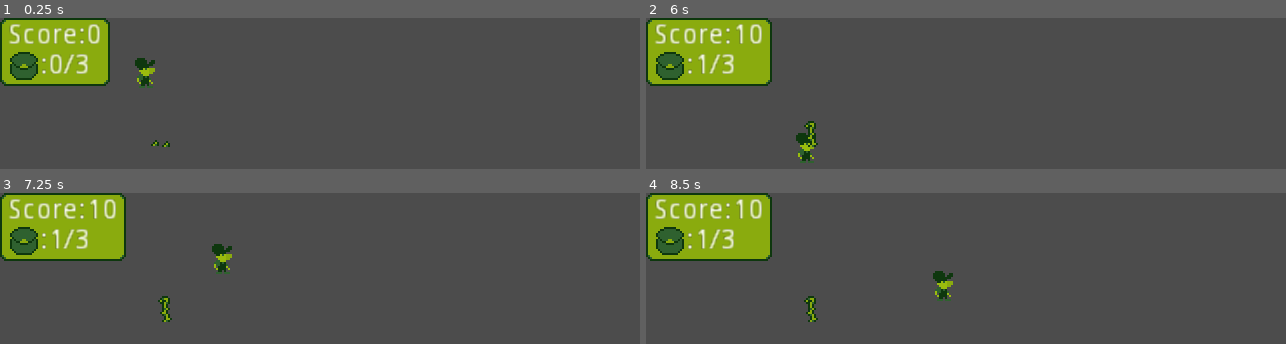
Above: before the commit, frames 1-4 (two rows, left to right).
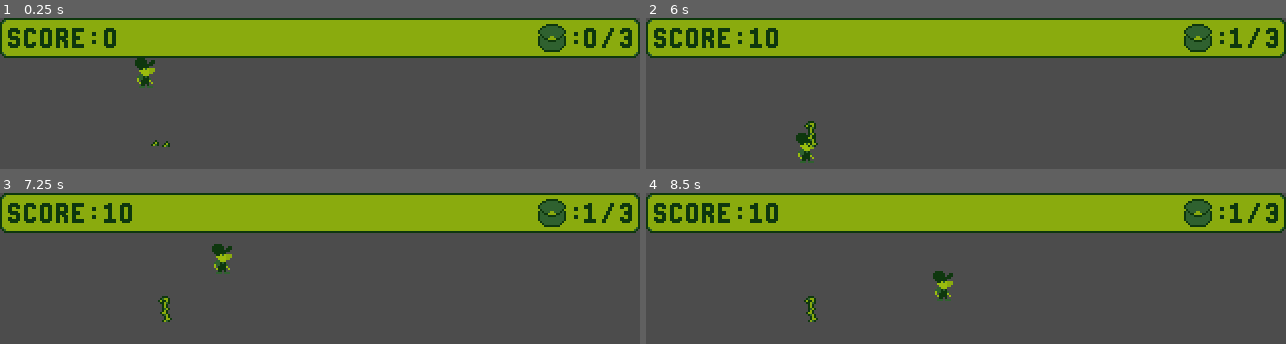
Above: after the commit, the same moments.

Repository: MrPiedPiper/LD46
Game: Godot game, scene res://scenes/main/Main.tscn
The game is run twice, just before and just after one commit, with the same random seed, the same clock (stepped at 60 frames per second) and the same inputs. The project has no main scene, so this scene is started directly.
Inputs (mouse positions are in pixels of both pictures, inside the frame that each line leads up to):
- Up to frame 1 (0.25 s): no input
- Up to frame 2 (6 s): tap Enter at 0.5 s; move the mouse to (outside the picture) at 0.52 s; hold Right (ui_right) 0.53-1.28 s; right-click (outside the picture) at 0.6 s; move the mouse to (outside the picture) at 1.27 s; hold Down (ui_down) 1.28-2.03 s; right-click (outside the picture) at 1.35 s; move the mouse to (1030, 119) at 2.02 s; hold Right (ui_right) 2.03-2.78 s; right-click (1030, 119) at 2.1 s; move the mouse to (outside the picture) at 2.77 s; hold Up (ui_up) 2.78-3.53 s; right-click (outside the picture) at 2.85 s; move the mouse to (outside the picture) at 3.52 s; hold Left (ui_left) 3.53-5.03 s; right-click (outside the picture) at 3.6 s; move the mouse to (774, 143) at 4.27 s; right-click (774, 143) at 4.35 s; move the mouse to (outside the picture) at 5.02 s; hold Down (ui_down) 5.03-5.78 s; right-click (outside the picture) at 5.1 s; move the mouse to (870, 108) at 5.77 s; hold Right (ui_right) from 5.78 s (still down); right-click (870, 108) at 5.85 s
- Up to frame 3 (7.25 s): move the mouse to (outside the picture) at 6.52 s; release Right (ui_right) at 6.53 s; hold Up (ui_up) from 6.53 s (still down); right-click (outside the picture) at 6.6 s
- Up to frame 4 (8.5 s): move the mouse to (outside the picture) at 7.27 s; release Up (ui_up) at 7.28 s; hold Right (ui_right) 7.28-8.03 s; right-click (outside the picture) at 7.35 s; move the mouse to (1030, 294) at 8.02 s; hold Down (ui_down) from 8.03 s (still down); right-click (1030, 294) at 8.1 s

The runs differ from the first frame. In frame 1, 27% of the frame differs, in the area x 0-100%, y 0-46%; in frame 2, 27%; in frame 3, 27%; in frame 4, 27%.

Commit message:
Spend wayyyyy too long on a play UI

Diff:
--- a/scenes/main/Main.gd
+++ b/scenes/main/Main.gd
@@ -8,18 +8,12 @@
 
 # Called when the node enters the scene tree for the first time.
 func _ready():
-	pass # Replace with function body.
-
-
-# Called every frame. 'delta' is the elapsed time since the previous frame.
-#func _process(delta):
-#	pass
-
+	ui_play.set_inventory_max(player.inventory_size)
 
 func _on_Player_got_score(new_score):
 	score = new_score
 	ui_play.set_score(score)
 
 func _on_Player_got_item(new_item):
-	$UI/Play_UI.set_inventory_curr(player.inventory_list.size())
-	$UI/Play_UI.set_inventory_max(player.inventory_size)
+	ui_play.set_inventory_curr(player.inventory_list.size())
+	ui_play.set_inventory_max(player.inventory_size)
--- a/scenes/main/Main.tscn
+++ b/scenes/main/Main.tscn
@@ -29,8 +29,9 @@
 [node name="Farmland3" parent="." instance=ExtResource( 3 )]
 position = Vector2( 131.678, 32.0298 )
 
-[node name="UI" type="Node2D" parent="."]
+[node name="UI" type="Node" parent="."]
 
 [node name="Play_UI" parent="UI" instance=ExtResource( 4 )]
+anchor_bottom = 0.0
 [connection signal="got_item" from="Player" to="." method="_on_Player_got_item"]
 [connection signal="got_score" from="Player" to="." method="_on_Player_got_score"]
--- a/scenes/ui/play_ui/Play_UI.gd
+++ b/scenes/ui/play_ui/Play_UI.gd
@@ -1,14 +1,38 @@
 extends Control
 
-onready var score_label = $MarginContainer/MarginContainer/VBoxContainer/HBoxContainer/Label2
-onready var inventory_curr = $MarginContainer/MarginContainer/VBoxContainer/HBoxContainer2/Label3
-onready var inventory_max = $MarginContainer/MarginContainer/VBoxContainer/HBoxContainer2/Label2
+onready var inventory_count_parent = $MarginContainer/MarginContainer/HBoxContainer/HBoxContainer2/InventoryCountHBoxContainer
+onready var inventory_size_parent = $MarginContainer/MarginContainer/HBoxContainer/HBoxContainer2/InventorySizeHBoxContainer
+onready var score_count_parent = $MarginContainer/MarginContainer/HBoxContainer/HBoxContainer/ScoreCountHBoxContainer
 
-func set_score(new_text):
-	score_label.text = str(new_text)
+export var number_texture:Texture
 
-func set_inventory_curr(new_text):
-	inventory_curr.text = str(new_text)
+var number_dict = {}
 
-func set_inventory_max(new_text):
-	inventory_max.text = str(new_text)
+func _ready():
+	for i in range(0,10):
+		var new_image = AtlasTexture.new()
+		new_image.atlas = number_texture
+		var number_position = Vector2(6*i,0)
+		var number_size = Vector2(6,10)
+		new_image.region = Rect2(number_position, number_size)
+		number_dict[str(i)] = new_image
+
+func set_score(new_score):
+	add_numbers(new_score,score_count_parent)
+
+func set_inventory_curr(new_count):
+	add_numbers(new_count,inventory_count_parent)
+
+func set_inventory_max(new_count):
+	add_numbers(new_count,inventory_size_parent)
+
+func add_numbers(number:int,parent_node):
+	for i in parent_node.get_children():
+		print(i)
+		i.queue_free()
+	var number_string = str(number)
+	for i in number_string:
+		var new_texture = TextureRect.new()
+		new_texture.size_flags_vertical = SIZE_SHRINK_CENTER
+		new_texture.texture = number_dict[i]
+		parent_node.add_child(new_texture)
--- a/scenes/ui/play_ui/Play_UI.tscn
+++ b/scenes/ui/play_ui/Play_UI.tscn
@@ -1,27 +1,37 @@
-[gd_scene load_steps=4 format=2]
+[gd_scene load_steps=9 format=2]
 
 [ext_resource path="res://scenes/ui/play_ui/panel2.png" type="Texture" id=1]
 [ext_resource path="res://scenes/ui/play_ui/Play_UI.gd" type="Script" id=2]
 [ext_resource path="res://scenes/ui/play_ui/inventory_icon.png" type="Texture" id=3]
+[ext_resource path="res://scenes/ui/play_ui/forward_slash.png" type="Texture" id=4]
+[ext_resource path="res://scenes/ui/play_ui/score_text.png" type="Texture" id=5]
+[ext_resource path="res://scenes/ui/play_ui/colon.png" type="Texture" id=6]
+[ext_resource path="res://scenes/ui/play_ui/numbers.png" type="Texture" id=7]
+
+[sub_resource type="AtlasTexture" id=1]
+atlas = ExtResource( 7 )
+region = Rect2( 0, 0, 6, 10 )
 
 [node name="Play_UI" type="Control"]
 anchor_right = 1.0
 anchor_bottom = 1.0
+size_flags_horizontal = 4
+size_flags_vertical = 4
 script = ExtResource( 2 )
 __meta__ = {
 "_edit_use_anchors_": false
 }
+number_texture = ExtResource( 7 )
 
 [node name="MarginContainer" type="MarginContainer" parent="."]
-anchor_right = 0.184375
-anchor_bottom = 0.0888889
+anchor_right = 1.0
 __meta__ = {
-"_edit_use_anchors_": true
+"_edit_use_anchors_": false
 }
 
 [node name="NinePatchRect" type="NinePatchRect" parent="MarginContainer"]
-margin_right = 74.0
-margin_bottom = 34.0
+margin_right = 320.0
+margin_bottom = 20.0
 texture = ExtResource( 1 )
 region_rect = Rect2( 0, 0, 12, 12 )
 patch_margin_left = 8
@@ -35,71 +45,99 @@
 }
 
 [node name="MarginContainer" type="MarginContainer" parent="MarginContainer"]
-margin_right = 74.0
-margin_bottom = 34.0
+margin_right = 320.0
+margin_bottom = 20.0
 custom_constants/margin_right = 4
 custom_constants/margin_top = 2
 custom_constants/margin_left = 4
 custom_constants/margin_bottom = 2
 
-[node name="VBoxContainer" type="VBoxContainer" parent="MarginContainer/MarginContainer"]
+[node name="HBoxContainer" type="HBoxContainer" parent="MarginContainer/MarginContainer"]
 margin_left = 4.0
 margin_top = 2.0
-margin_right = 70.0
-margin_bottom = 32.0
+margin_right = 316.0
+margin_bottom = 18.0
 custom_constants/separation = 0
 
-[node name="HBoxContainer" type="HBoxContainer" parent="MarginContainer/MarginContainer/VBoxContainer"]
-margin_right = 66.0
-margin_bottom = 14.0
-custom_constants/separation = 0
+[node name="HBoxContainer" type="HBoxContainer" parent="MarginContainer/MarginContainer/HBoxContainer"]
+margin_right = 156.0
+margin_bottom = 16.0
+size_flags_horizontal = 3
+custom_constants/separation = 2
 
-[node name="Label" type="Label" parent="MarginContainer/MarginContainer/VBoxContainer/HBoxContainer"]
-margin_right = 39.0
-margin_bottom = 14.0
-text = "Score:"
+[node name="TextureRect" type="TextureRect" parent="MarginContainer/MarginContainer/HBoxContainer/HBoxContainer"]
+margin_top = 3.0
+margin_right = 46.0
+margin_bottom = 13.0
+size_flags_vertical = 4
+texture = ExtResource( 5 )
 
-[node name="Label2" type="Label" parent="MarginContainer/MarginContainer/VBoxContainer/HBoxContainer"]
-margin_left = 39.0
-margin_right = 47.0
-margin_bottom = 14.0
-text = "0"
+[node name="ScoreCountHBoxContainer" type="HBoxContainer" parent="MarginContainer/MarginContainer/HBoxContainer/HBoxContainer"]
+margin_left = 48.0
+margin_right = 54.0
+margin_bottom = 16.0
+custom_constants/separation = 2
 
-[node name="HBoxContainer2" type="HBoxContainer" parent="MarginContainer/MarginContainer/VBoxContainer"]
-margin_top = 14.0
-margin_right = 66.0
-margin_bottom = 30.0
-custom_constants/separation = 0
+[node name="TextureRect2" type="TextureRect" parent="MarginContainer/MarginContainer/HBoxContainer/HBoxContainer/ScoreCountHBoxContainer"]
+margin_top = 3.0
+margin_right = 6.0
+margin_bottom = 13.0
+size_flags_vertical = 4
+texture = SubResource( 1 )
 
-[node name="TextureRect" type="TextureRect" parent="MarginContainer/MarginContainer/VBoxContainer/HBoxContainer2"]
-margin_right = 16.0
+[node name="HBoxContainer2" type="HBoxContainer" parent="MarginContainer/MarginContainer/HBoxContainer"]
+margin_left = 156.0
+margin_right = 312.0
 margin_bottom = 16.0
+size_flags_horizontal = 3
+custom_constants/separation = 3
+alignment = 2
+
+[node name="TextureRect" type="TextureRect" parent="MarginContainer/MarginContainer/HBoxContainer/HBoxContainer2"]
+margin_left = 108.0
+margin_right = 124.0
+margin_bottom = 16.0
+size_flags_vertical = 4
 texture = ExtResource( 3 )
 
-[node name="Label" type="Label" parent="MarginContainer/MarginContainer/VBoxContainer/HBoxContainer2"]
-margin_left = 16.0
-margin_top = 1.0
-margin_right = 20.0
-margin_bottom = 15.0
-text = ":"
+[node name="TextureRect2" type="TextureRect" parent="MarginContainer/MarginContainer/HBoxContainer/HBoxContainer2"]
+margin_left = 127.0
+margin_top = 3.0
+margin_right = 129.0
+margin_bottom = 13.0
+size_flags_vertical = 4
+texture = ExtResource( 6 )
 
-[node name="Label3" type="Label" parent="MarginContainer/MarginContainer/VBoxContainer/HBoxContainer2"]
-margin_left = 20.0
-margin_top = 1.0
-margin_right = 28.0
-margin_bottom = 15.0
-text = "0"
+[node name="InventoryCountHBoxContainer" type="HBoxContainer" parent="MarginContainer/MarginContainer/HBoxContainer/HBoxContainer2"]
+margin_left = 132.0
+margin_right = 138.0
+margin_bottom = 16.0
+custom_constants/separation = 2
 
-[node name="Label4" type="Label" parent="MarginContainer/MarginContainer/VBoxContainer/HBoxContainer2"]
-margin_left = 28.0
-margin_top = 1.0
-margin_right = 33.0
-margin_bottom = 15.0
-text = "/"
+[node name="TextureRect" type="TextureRect" parent="MarginContainer/MarginContainer/HBoxContainer/HBoxContainer2/InventoryCountHBoxContainer"]
+margin_top = 3.0
+margin_right = 6.0
+margin_bottom = 13.0
+size_flags_vertical = 4
+texture = SubResource( 1 )
 
-[node name="Label2" type="Label" parent="MarginContainer/MarginContainer/VBoxContainer/HBoxContainer2"]
-margin_left = 33.0
-margin_top = 1.0
-margin_right = 41.0
-margin_bottom = 15.0
-text = "3"
+[node name="TextureRect3" type="TextureRect" parent="MarginContainer/MarginContainer/HBoxContainer/HBoxContainer2"]
+margin_left = 141.0
+margin_top = 3.0
+margin_right = 147.0
+margin_bottom = 13.0
+size_flags_vertical = 4
+texture = ExtResource( 4 )
+
+[node name="InventorySizeHBoxContainer" type="HBoxContainer" parent="MarginContainer/MarginContainer/HBoxContainer/HBoxContainer2"]
+margin_left = 150.0
+margin_right = 156.0
+margin_bottom = 16.0
+custom_constants/separation = 2
+
+[node name="TextureRect3" type="TextureRect" parent="MarginContainer/MarginContainer/HBoxContainer/HBoxContainer2/InventorySizeHBoxContainer"]
+margin_top = 3.0
+margin_right = 6.0
+margin_bottom = 13.0
+size_flags_vertical = 4
+texture = SubResource( 1 )
Binary file added: scenes/ui/play_ui/colon.aseprite
Binary file added: scenes/ui/play_ui/colon.png
Not shown, added: scenes/ui/play_ui/colon.png.import
Binary file added: scenes/ui/play_ui/forward_slash.aseprite
Binary file added: scenes/ui/play_ui/forward_slash.png
Not shown, added: scenes/ui/play_ui/forward_slash.png.import
Binary file added: scenes/ui/play_ui/numbers.aseprite
Binary file added: scenes/ui/play_ui/numbers.png
Not shown, added: scenes/ui/play_ui/numbers.png.import
Binary file added: scenes/ui/play_ui/score_text.aseprite
Binary file added: scenes/ui/play_ui/score_text.png
Not shown, added: scenes/ui/play_ui/score_text.png.import
